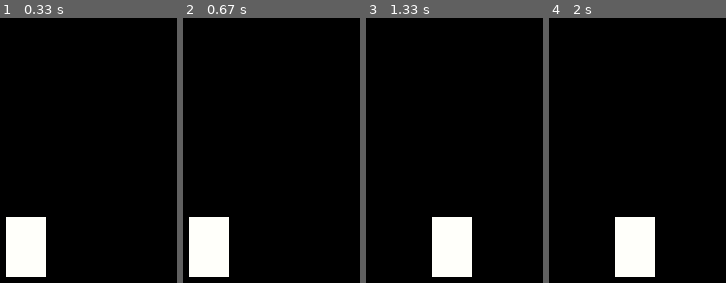
Above: before the commit, frames 1-4 (left to right).
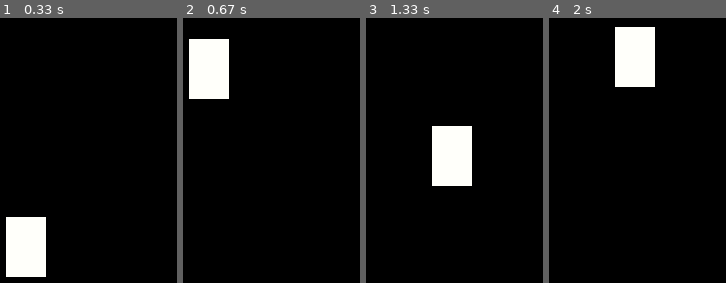
Above: after the commit, the same moments.

Repository: amitshrestha2077/Naruto-pygame
Game: pygame game, started from naruto.py
Two runs of this game, one before a commit and one after it. Both use one fixed random seed, a clock stepped at 60 frames per second and the inputs below.
Inputs:
- Up to frame 1 (0.33 s): no input
- Up to frame 2 (0.67 s): tap Space at 0.33 s
- Up to frame 3 (1.33 s): hold Right 0.67-1.13 s; tap Space at 0.73, 1.03, 1.23 s; hold Right from 1.17 s (still down)
- Up to frame 4 (2 s): tap Space at 1.53, 1.73 s; release Right at 1.63 s; hold Left from 1.67 s (still down)

Frame 1 is identical in both runs. In frame 2, 10% of the frame differs, in the area x 3-26%, y 7-98%; in frame 3, 10%; in frame 4, 10%.

Commit message:
new commit gare

Diff:
--- a/naruto.py
+++ b/naruto.py
@@ -1,8 +1,6 @@
 import pygame
+
 pygame.init()
-# This is the first commit
-# This is my second commit
-# this is my third commit
 
 win = pygame.display.set_mode((500, 500))
 
@@ -11,6 +9,9 @@
 width = 40
 height = 60
 speed = 5
+isjump = False
+
+jumpheight = 10
 
 run = True
 
@@ -23,11 +24,29 @@
 
     keys = pygame.key.get_pressed()
 
-    if keys[pygame.K_LEFT]:
+    if keys[pygame.K_LEFT] and x > speed:
         x -= speed
 
-    if keys[pygame.K_RIGHT]:
+    if keys[pygame.K_RIGHT] and x < 500 - width - speed:
         x += speed
+
+    if isjump == False:
+        if keys[pygame.K_SPACE]:
+            isjump = True
+
+    else:
+        if jumpheight >= -10:
+            neg = 1
+
+            if jumpheight < 0:
+                neg = -1
+
+            y -= (jumpheight ** 2) * 0.5 * neg
+            jumpheight -= 1
+
+        else:
+            isjump = False
+            jumpheight = 10
 
     win.fill((0, 0, 0))
     pygame.draw.rect(win, (255, 255, 250), (x, y, width, height))
